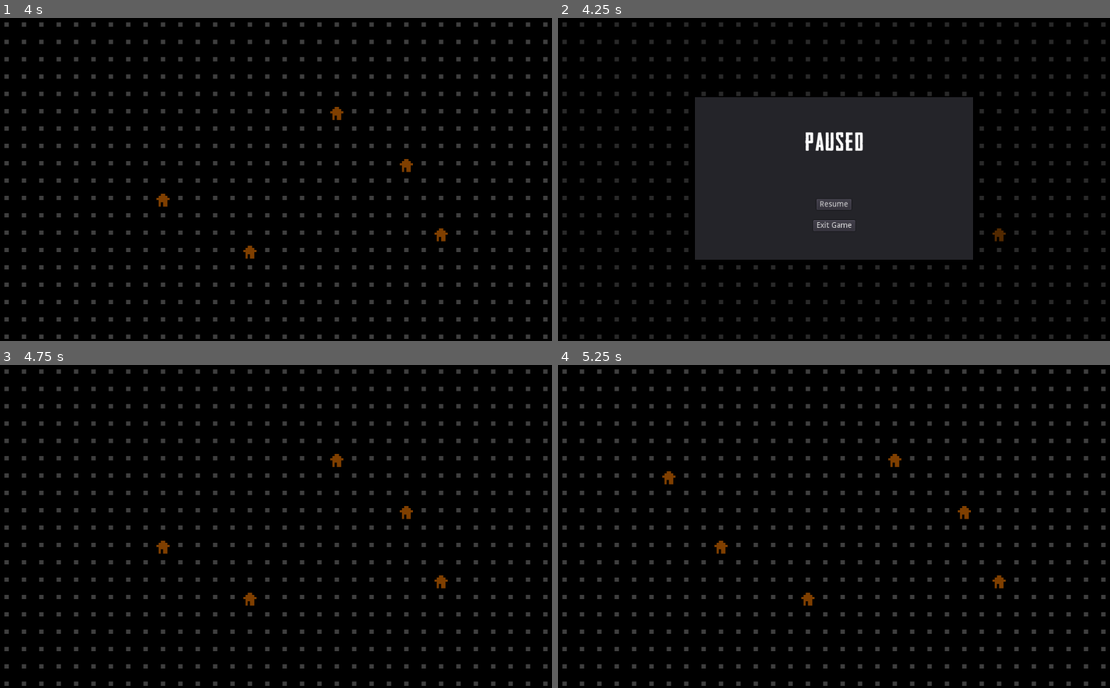
Above: before the commit, frames 1-4 (two rows, left to right).
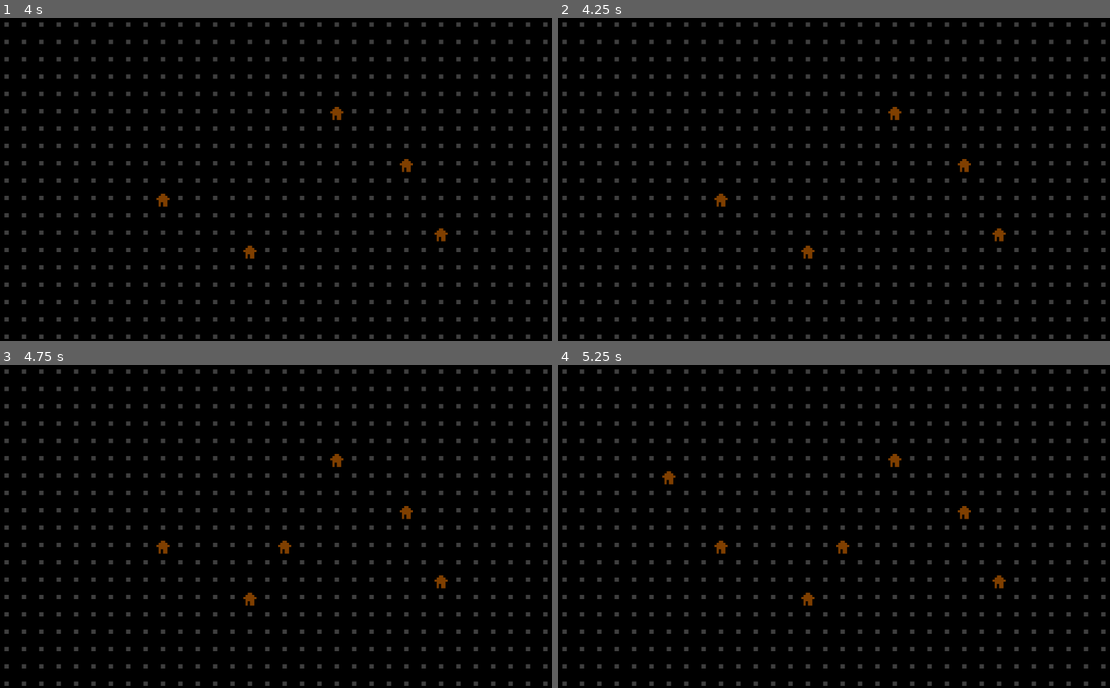
Above: after the commit, the same moments.

Repository: friedev/minieval
Game: Godot game, scene res://Main.tscn
Two runs of this game, one before a commit and one after it. Both use one fixed random seed, a clock stepped at 60 frames per second and the inputs below.
Inputs (mouse positions are in pixels of both pictures, inside the frame that each line leads up to):
- Up to frame 1 (4 s): tap Enter at 0.5, 2, 3.5 s; move the mouse to (397, 163) at 0.52 s; click (397, 163) at 0.67 s; tap Space at 1.25, 2.75 s; move the mouse to (165, 195) at 1.27 s; click (165, 195) at 1.42 s; move the mouse to (331, 108) at 2.02 s; click (331, 108) at 2.17 s; move the mouse to (248, 244) at 2.77 s; click (248, 244) at 2.92 s; move the mouse to (441, 227) at 3.52 s; click (441, 227) at 3.67 s
- Up to frame 2 (4.25 s): tap Escape (pause, bound only before the commit) at 4.15 s
- Up to frame 3 (4.75 s): click (276, 552) at 4.25 s, where only the run before the commit has a clickable "Resume"
- Up to frame 4 (5.25 s): tap Space at 5 s; move the mouse to (668, 478) at 5.02 s; click (668, 478) at 5.17 s

Frame 1 is identical in both runs. In frame 2, 25% of the frame differs, in the area x 24-82%, y 24-75%; in frame 3, less than 0.1%; in frame 4, less than 0.1%.

Commit message:
Fixed playing destroy sound when scrolling.

Diff:
--- a/TileMap.gd
+++ b/TileMap.gd
@@ -33,7 +33,7 @@
 			self.add_child(building)
 			building.stream = load("building.wav")
 			building.play()
-		else:
+		elif event.button_index == 2:
 			var building_destroy = AudioStreamPlayer.new()
 			self.add_child(building_destroy)
 			building_destroy.stream = load("building_destroy.wav")
--- a/project.godot
+++ b/project.godot
@@ -19,14 +19,6 @@
 run/main_scene="res://Main.tscn"
 config/icon="res://icon.png"
 
-[input]
-
-pause={
-"deadzone": 0.5,
-"events": [ Object(InputEventKey,"resource_local_to_scene":false,"resource_name":"","device":0,"alt":false,"shift":false,"control":false,"meta":false,"command":false,"pressed":false,"scancode":16777217,"unicode":0,"echo":false,"script":null)
- ]
-}
-
 [rendering]
 
 environment/default_environment="res://default_env.tres"
